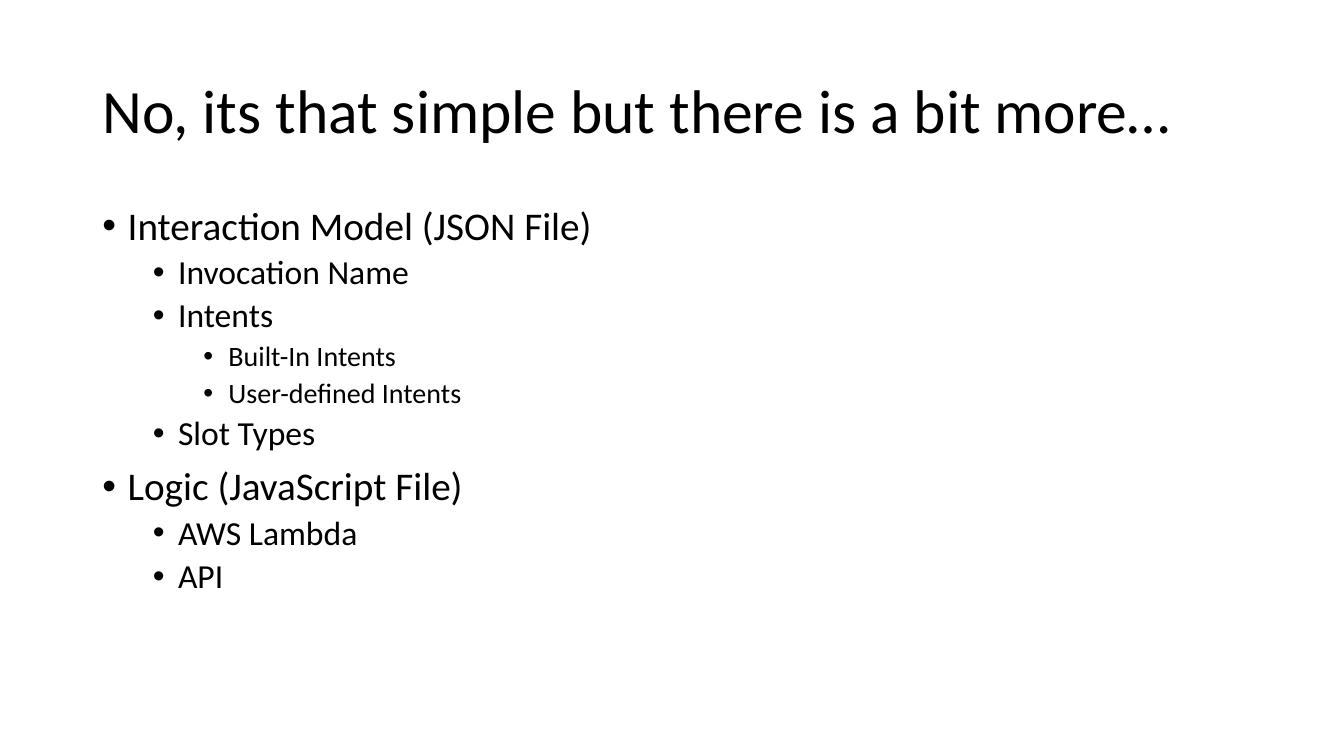
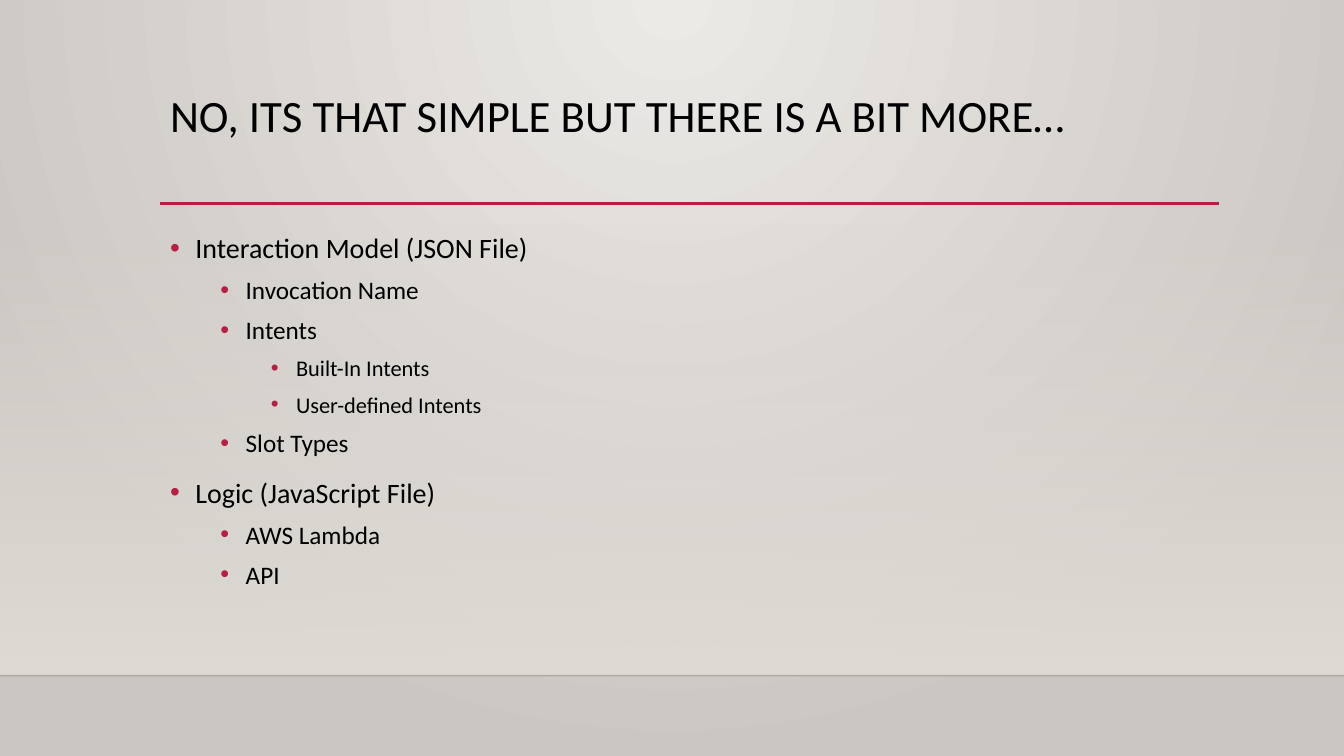
Before and after one commit to haydenwade/speaking-st-cloud-alexa-nodejs-public-apis, a slide deck: slide 5 of Building An Custom.pptx (slide 6 before the commit). Drawn at 1344x756 pixels with LibreOffice and Linux fonts; fonts in the diff are those of the drawing; background and template pictures are left out. Boxes give left, top, right and bottom in pixels: in the first picture for what was removed or moved away, otherwise in the second. Text is boxed around its words. In the diff, an @@ line names an element or a change of style, - is before the commit and + after.

```diff
--- a/Building An Custom.pptx
+++ b/Building An Custom.pptx
@@ background #FFFFFF to gradient #ECEAE7 to #CAC7C1 @@
@@ title "NO, ITS THAT SIMPLE BUT ..." at (x1=170, y1=103, x2=1064, y2=138): vertical alignment middle to top @@
@@ title at (x1=170, y1=103, x2=1064, y2=138): text changed; size 44 to 32 pt @@
-No, its that simple but there is a bit more…
+NO, ITS THAT SIMPLE BUT THERE IS A BIT MORE…
@@ line added from (160, 204) to (1220, 204), #B71E42 2.5 pt @@
@@ rectangle added at (x1=0, y1=223, x2=1344, y2=676), fill gradient #DFDBD5 @@
@@ text "Interaction Model (JSON File)" moved from (x1=128, y1=211, x2=591, y2=588) to (x1=195, y1=237, x2=527, y2=584) @@
@@ text "Interaction Model (JSON File)" at (x1=195, y1=237, x2=527, y2=584): size 28 to 20 pt in "Interaction Model (JSON File)", "Logic (JavaScript File)"; size 24 to 18 pt in "Invocation Name", "Intents", "Slot Types", "AWS Lambda" and 1 more places; size 20 to 16 pt in "Built-In Intents", "User-defined Intents"; line spacing 0.9 to 1.1 @@
@@ line added from (0, 676) to (1344, 676), #000001 1 pt @@
```
Also in this commit, not shown: 12 other slides changed, 1 slide removed.
